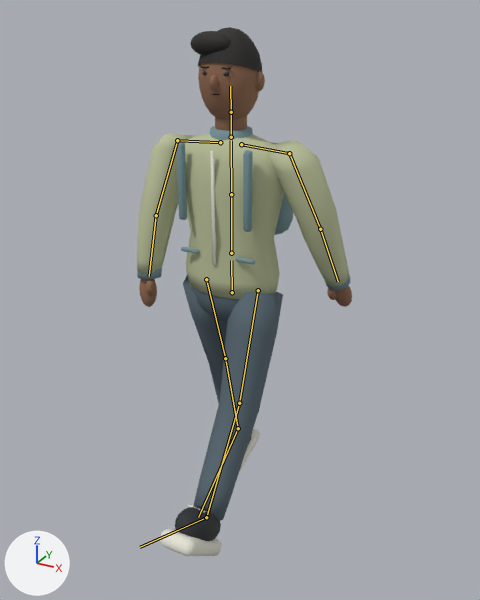
Before and after pictures for a commit that changed the FBX model Assets/DrivingSchool/Art/Pedestrians/DS_Pedestrian_C.fbx.
Both versions are drawn from a 50 mm lens placed at (1.085, -1.913, 1.856), pointed at (0.06, -0.05, 0.924). Lighting does not change. The marker at lower left points along +X, +Y and +Z. The first picture is the older version. Both versions are drawn at frame 14 of the action 'Walk'; the numbers are the values there. The bones that change, and the others that lie on the model, are drawn over the model as lines.

The first picture shows 'DS_Pedestrian_C_Body'.
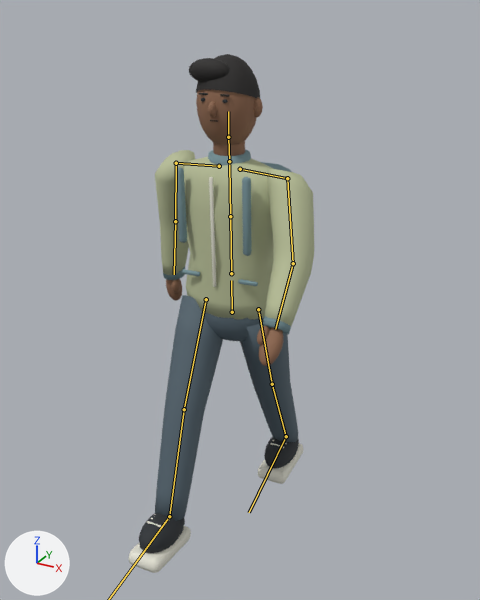
Where the change shows, as pixel boxes [x1, y1, x2, y2] in the pictures (480 x 600 px):
```json
{"object": "DS_Pedestrian_C_Body", "change": "posed", "before": [137, 27, 352, 556], "after": [128, 54, 314, 573], "on screen": "13% narrower"}
{"bone": "Hips", "before": "(232, 292) to (231, 260)", "after": "(232, 312) to (231, 280)"}
{"bone": "Spine", "before": "(231, 253) to (231, 194)", "after": "(231, 273) to (230, 216)"}
{"bone": "Chest", "before": "(231, 194) to (231, 140)", "after": "(230, 216) to (229, 164)"}
{"bone": "Head", "before": "(231, 112) to (230, 86)", "after": "(228, 137) to (228, 111)"}
{"bone": "UpperArm_L", "before": "(289, 153) to (320, 229)", "after": "(287, 178) to (293, 263)"}
{"bone": "Forearm_L", "before": "(320, 229) to (338, 281)", "after": "(293, 263) to (275, 329)"}
{"bone": "UpperArm_R", "before": "(177, 140) to (156, 215)", "after": "(176, 163) to (175, 221)"}
{"bone": "Forearm_R", "before": "(156, 215) to (149, 276)", "after": "(175, 221) to (174, 274)"}
{"bone": "UpperLeg_L", "before": "(258, 290) to (239, 403)", "after": "(258, 309) to (272, 384)"}
{"bone": "LowerLeg_L", "before": "(239, 403) to (206, 517)", "after": "(272, 384) to (286, 436)"}
{"bone": "Foot_L", "before": "(206, 517) to (140, 547)", "after": "(286, 436) to (249, 512)"}
{"bone": "UpperLeg_R", "before": "(206, 279) to (225, 358)", "after": "(206, 299) to (184, 409)"}
{"bone": "LowerLeg_R", "before": "(225, 358) to (238, 428)", "after": "(184, 409) to (169, 516)"}
```

Scene script edits in JSON lines:
```json
{"block": "bone_hips", "where": "bone_hips = bpy.data.objects['DS_Pedestrian_C'].pose.bones['Hips']  # child of 'Root'"}
{"op": "set", "path": "bone_hips.location", "old": "(0.0, 0.01, 0.0)", "new": "(0.0, -0.066, 0.0)"}
{"op": "set", "path": "bone_hips.rotation_quaternion", "old": "(1.0, 0.0, 0.0, 0.0)", "new": "(0.999, 0.0, 0.035, 0.0)", "note": "degrees (0, 0, 0) -> degrees (0, 4, 0)"}
{"block": "bone_spine", "where": "bone_spine = bpy.data.objects['DS_Pedestrian_C'].pose.bones['Spine']  # child of 'Hips'"}
{"op": "set", "path": "bone_spine.rotation_quaternion", "old": "(1.0, 0.0, 0.0, 0.0)", "new": "(1.0, 0.017, 0.0, 0.0)", "note": "degrees (0, 0, 0) -> degrees (2, 0, 0)"}
{"block": "bone_chest", "where": "bone_chest = bpy.data.objects['DS_Pedestrian_C'].pose.bones['Chest']  # child of 'Spine'"}
{"op": "set", "path": "bone_chest.rotation_quaternion", "old": "(1.0, 0.0, -0.018, 0.0)", "new": "(0.999, 0.0, -0.05, 0.0)", "note": "degrees (0, -2, 0) -> degrees (0, -6, 0)"}
{"block": "bone_head", "where": "bone_head = bpy.data.objects['DS_Pedestrian_C'].pose.bones['Head']  # child of 'Neck'"}
{"op": "set", "path": "bone_head.rotation_quaternion", "old": "(1.0, 0.0, 0.0, 0.0)", "new": "(1.0, -0.015, 0.01, 0.0)", "note": "degrees (0, 0, 0) -> degrees (-2, 1, 0)"}
{"block": "bone_upperarm_l", "where": "bone_upperarm_l = bpy.data.objects['DS_Pedestrian_C'].pose.bones['UpperArm_L']  # child of 'Shoulder_L'"}
{"op": "set", "path": "bone_upperarm_l.rotation_quaternion", "old": "(0.992, 0.128, 0.0, 0.0)", "new": "(0.981, -0.178, -0.054, -0.053)", "note": "degrees (15, 0, 0) -> degrees (-20, -7, -5)"}
{"block": "bone_forearm_l", "where": "bone_forearm_l = bpy.data.objects['DS_Pedestrian_C'].pose.bones['Forearm_L']  # child of 'UpperArm_L'"}
{"op": "set", "path": "bone_forearm_l.rotation_quaternion", "old": "(0.994, 0.106, 0.0, 0.0)", "new": "(0.986, -0.167, -0.019, -0.021)", "note": "degrees (12, 0, 0) -> degrees (-19, -3, -2)"}
{"block": "bone_upperarm_r", "where": "bone_upperarm_r = bpy.data.objects['DS_Pedestrian_C'].pose.bones['UpperArm_R']  # child of 'Shoulder_R'"}
{"op": "set", "path": "bone_upperarm_r.rotation_quaternion", "old": "(0.992, -0.128, 0.0, 0.0)", "new": "(0.987, 0.151, -0.045, -0.045)", "note": "degrees (-15, 0, 0) -> degrees (18, -4, -6)"}
{"block": "bone_forearm_r", "where": "bone_forearm_r = bpy.data.objects['DS_Pedestrian_C'].pose.bones['Forearm_R']  # child of 'UpperArm_R'"}
{"op": "set", "path": "bone_forearm_r.rotation_quaternion", "old": "(0.997, 0.074, 0.0, 0.0)", "new": "(0.994, -0.108, 0.012, 0.014)", "note": "degrees (8, 0, 0) -> degrees (-12, 2, 1)"}
{"block": "bone_upperleg_l", "where": "bone_upperleg_l = bpy.data.objects['DS_Pedestrian_C'].pose.bones['UpperLeg_L']  # child of 'Hips'"}
{"op": "set", "path": "bone_upperleg_l.rotation_quaternion", "old": "(0.987, -0.164, 0.0, 0.0)", "new": "(0.984, 0.178, 0.0, 0.0)", "note": "degrees (-19, 0, 0) -> degrees (21, 0, 0)"}
{"block": "bone_lowerleg_l", "where": "bone_lowerleg_l = bpy.data.objects['DS_Pedestrian_C'].pose.bones['LowerLeg_L']  # child of 'UpperLeg_L'"}
{"op": "set", "path": "bone_lowerleg_l.rotation_quaternion", "old": "(0.989, -0.145, 0.0, 0.0)", "new": "(0.999, 0.05, 0.0, 0.0)", "note": "degrees (-17, 0, 0) -> degrees (6, 0, 0)"}
{"block": "bone_foot_l", "where": "bone_foot_l = bpy.data.objects['DS_Pedestrian_C'].pose.bones['Foot_L']  # child of 'LowerLeg_L'"}
{"op": "set", "path": "bone_foot_l.rotation_quaternion", "old": "(0.999, -0.046, 0.0, 0.0)", "new": "(0.974, -0.226, 0.0, 0.0)", "note": "degrees (-5, 0, 0) -> degrees (-26, 0, 0)"}
{"block": "bone_upperleg_r", "where": "bone_upperleg_r = bpy.data.objects['DS_Pedestrian_C'].pose.bones['UpperLeg_R']  # child of 'Hips'"}
{"op": "set", "path": "bone_upperleg_r.rotation_quaternion", "old": "(0.987, 0.164, 0.0, 0.0)", "new": "(0.972, -0.237, 0.0, 0.0)", "note": "degrees (19, 0, 0) -> degrees (-27, 0, 0)"}
{"block": "bone_lowerleg_r", "where": "bone_lowerleg_r = bpy.data.objects['DS_Pedestrian_C'].pose.bones['LowerLeg_R']  # child of 'UpperLeg_R'"}
{"op": "set", "path": "bone_lowerleg_r.rotation_quaternion", "old": "(0.999, -0.04, 0.0, 0.0)", "new": "(0.998, 0.066, 0.0, 0.0)", "note": "degrees (-5, 0, 0) -> degrees (8, 0, 0)"}
{"block": "bone_foot_r", "where": "bone_foot_r = bpy.data.objects['DS_Pedestrian_C'].pose.bones['Foot_R']  # child of 'LowerLeg_R'"}
{"op": "set", "path": "bone_foot_r.rotation_quaternion", "old": "(0.999, 0.046, 0.0, 0.0)", "new": "(0.997, 0.079, 0.0, 0.0)", "note": "degrees (5, 0, 0) -> degrees (9, 0, 0)"}
```
